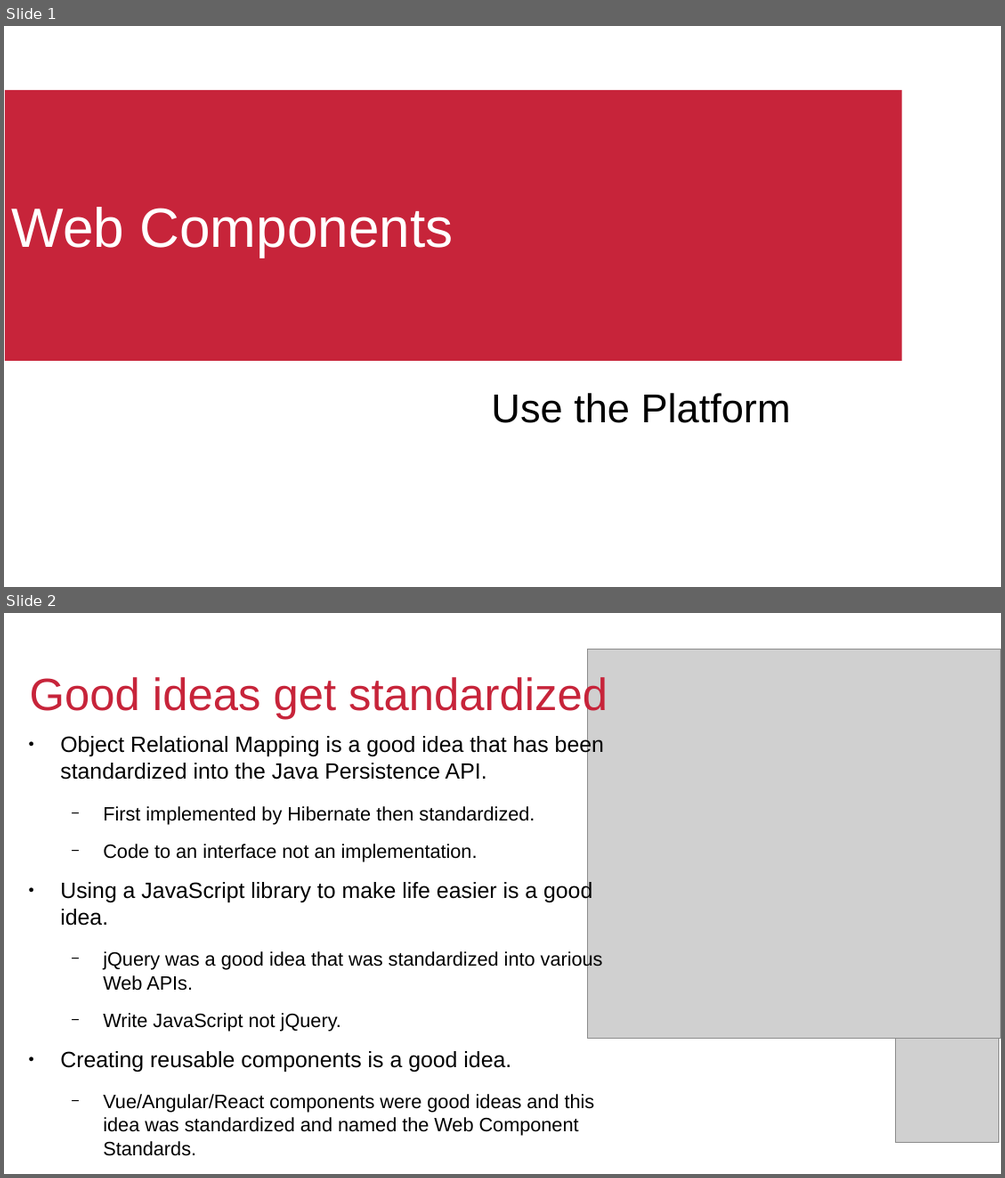
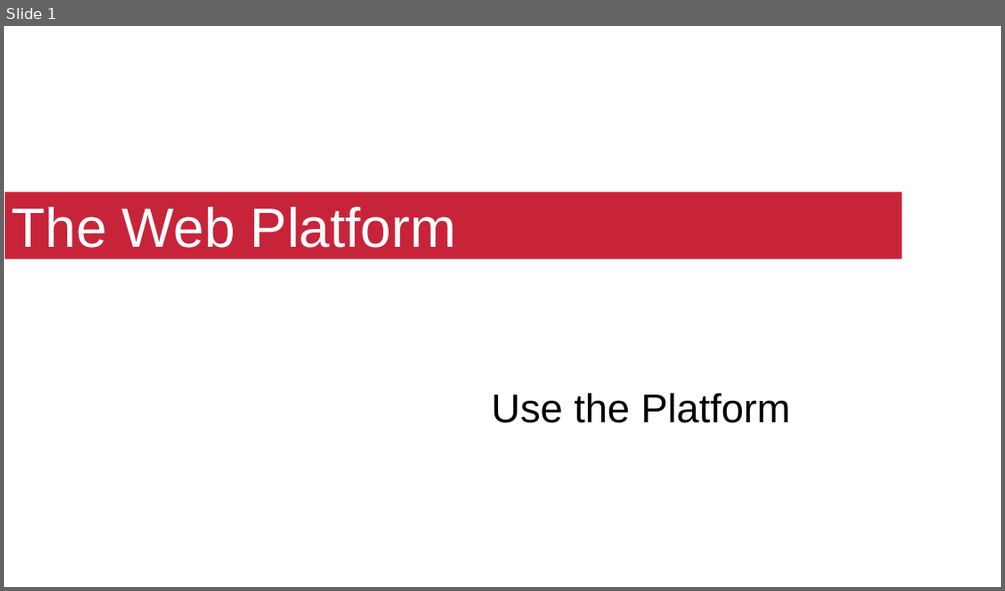
Before and after one commit to QuiWorks/wc-presentation, a slide deck: wc-pp-presentation.odp. Shown one above the other, each under a label of ours: slides 1 and 2 before the commit, slide 1 after it. The pictures are 1005x1178 and 1005x591 pixels, drawn with LibreOffice and Linux fonts; fonts in the diff are those of the drawing; grey boxes stand for pictures; background and template pictures are left out. Boxes give left, top, right and bottom in pixels: in the first picture for what was removed or moved away, otherwise in the second. Text is boxed around its words. In the diff, an @@ line names an element or a change of style, - is before the commit and + after.

```diff
--- a/wc-pp-presentation.odp
+++ b/wc-pp-presentation.odp
@@ slide 2 removed at (4,613,1001,1174), background #FFFFFF @@
@@ picture removed at (588,649,1001,1038) @@
@@ title removed at (30,674,607,720) @@
-Good ideas get standardized
@@ text removed at (60,734,604,1156) @@
-● Object Relational Mapping is a good idea that has been standardized into the Java Persistence API.
-  − First implemented by Hibernate then standardized.
-  − Code to an interface not an implementation.
-● Using a JavaScript library to make life easier is a good idea.
-  − jQuery was a good idea that was standardized into various Web APIs.
-  − Write JavaScript not jQuery.
-● Creating reusable components is a good idea.
-  − Vue/Angular/React components were good ideas and this idea was standardized and named the Web Component Standards.
-  − Build applications with HTML not framework specific components.
@@ picture removed at (895,1038,999,1143) @@
@@ text removed at (175,1151,260,1156) @@
-<date/time>
@@ text removed at (421,1148,736,1174) @@
-<footer>
@@ page number removed at (761,1148,994,1174) @@
-2
@@ slide 1 changed as well @@
@@ title "The Web Platform": place and size @@
-title "The Web Platform" at (5,90,902,361)
+title "The Web Platform" at (5,192,902,258)
@@ title at (12,207,456,248): text changed @@
-Web Components
+The Web Platform
```
Also in this commit, not shown: 4 other slides changed, 2 slides added, 5 other slides removed.
